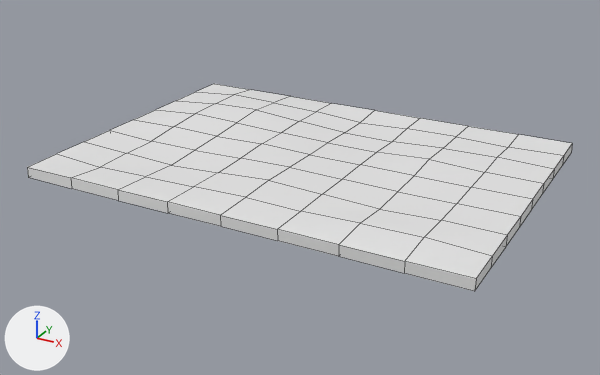
The Blender file Models/blend/floor.blend: old version first, new version second.
One viewpoint serves both versions: a 50 mm lens placed at (11.46, -19.47, 9.54), pointed at (-0.05, 1.46, -0.92). The lights are fixed; the arrows at lower left show +X, +Y and +Z. Mesh edges are drawn as thin lines.

Script lines for the objects in view, before the commit:
```python
me_plane = bpy.data.meshes.new('Plane')
me_plane.from_pydata(...)  # 162 vertices, 160 faces; spans x -7.01..7.0, y -3.03..7.01, z -0.49..0.19
# before: 22 (-3.5, -0.51, -0.15) at pixel (171, 165), 54 (-3.5, -1.76, -0.08) at pixel (145, 176), 55 (-5.25, -0.51, -0.08) at pixel (126, 153), 72 (-5.25, -1.76, -0.1) at pixel (100, 167), 73 (-5.25, 0.74, -0.08) at pixel (151, 141)
# before: 103 (-3.49, -0.51, -0.49), 135 (-3.49, -1.77, -0.41), 136 (-5.26, -0.51, -0.41), 153 (-5.26, -1.77, -0.44), 154 (-5.26, 0.76, -0.42)
ob_plane = bpy.data.objects.new('Plane', me_plane)
ob_plane.location = (0.0, 0.0, 0.0)
```
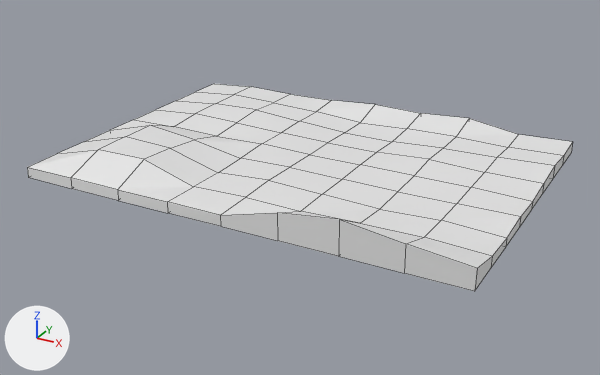
Where the change shows, as pixel boxes (x1, y1, x2, y2) in the pictures (600 x 375 px; the box of a moved part takes in the faces that stretch with it):
'Plane', reshaped
    before: (27, 84, 572, 291)
    after: (27, 84, 573, 291)
part 1 of me_plane, moved or reshaped
    before: (197, 84, 572, 291)
    after: (197, 84, 573, 291)
part 2 of me_plane, moved or reshaped
    both: (28, 120, 261, 202)

What changed in the scene script:
```text
Change me_plane:
    where me_plane.from_pydata(...)  # 162 vertices, 160 faces; spans x -7.01..7.0, y -3.03..7.01, z -0.49..0.19
    used by ob_plane; location = (0.0, 0.0, 0.0)
    me_plane part 1
    me_plane.vertices[1].co: (7.0, -3.01, 0.0) -> (7.0, -3.01, 0.28)  # pixel (476, 278) -> pixel (477, 268)
    me_plane.vertices[3].co: (7.0, 7.0, 0.0) -> (7.0, 7.01, 0.05)  # pixel (572, 143) -> pixel (572, 141)
    me_plane.vertices[6].co: (7.0, 1.99, 0.0) -> (7.01, 1.98, -0.07)  # pixel (532, 199) -> pixel (532, 201)
    me_plane.vertices[7].co: (0.0, 7.0, 0.0) -> (0.0, 7.0, 0.23)  # pixel (374, 110) -> pixel (375, 104)
    me_plane.vertices[10].co: (3.5, -3.01, 0.0) -> (3.5, -3.01, 0.69)  # pixel (338, 244) -> pixel (339, 219)
    me_plane.vertices[11].co: (7.0, 4.5, 0.0) -> (6.99, 4.52, 0.09)  # pixel (554, 169) -> pixel (554, 165)
    me_plane.vertices[12].co: (-3.5, 7.0, 0.0) -> (-3.5, 7.0, 0.09)  # pixel (290, 96) -> pixel (290, 94)
    me_plane.vertices[15].co: (7.0, -0.51, 0.0) -> (7.0, -0.51, -0.09)  # pixel (507, 235) -> pixel (506, 238)
    me_plane.vertices[16].co: (3.5, 7.0, 0.0) -> (3.5, 7.0, 0.29)  # pixel (468, 126) -> pixel (469, 118)
    me_plane.vertices[26].co: (5.25, -3.01, 0.0) -> (5.25, -3.01, 0.46)  # pixel (404, 261) -> pixel (405, 243)
    me_plane.vertices[28].co: (-5.25, 7.0, 0.0) -> (-5.26, 7.03, 0.12)  # pixel (251, 89) -> pixel (251, 86)
    me_plane.vertices[32].co: (1.75, 7.0, 0.0) -> (1.75, 7.0, 0.19)  # pixel (420, 118) -> pixel (420, 113)
    me_plane.vertices[38].co: (1.75, -3.01, 0.0) -> (1.75, -3.01, 0.47)  # pixel (277, 229) -> pixel (277, 212)
    me_plane.vertices[40].co: (-1.75, 7.0, 0.0) -> (-1.75, 7.0, 0.11)  # pixel (331, 103) -> pixel (331, 100)
    me_plane part 2
    add for i in [103, 135, 136, 153, 154]: me_plane.vertices[i].co += Vector((0.0, 0.0, 0.39))
    add for i in [22, 54, 55, 72, 73]: me_plane.vertices[i].co += Vector((0.0, 0.0, 0.56))
    me_plane.vertices[53].co: (-3.5, 0.74, -0.08) -> (-3.5, 0.74, 0.29)  # pixel (194, 150) -> pixel (194, 139)
    me_plane.vertices[134].co: (-3.49, 0.76, -0.41) -> (-3.49, 0.76, -0.14)
```
